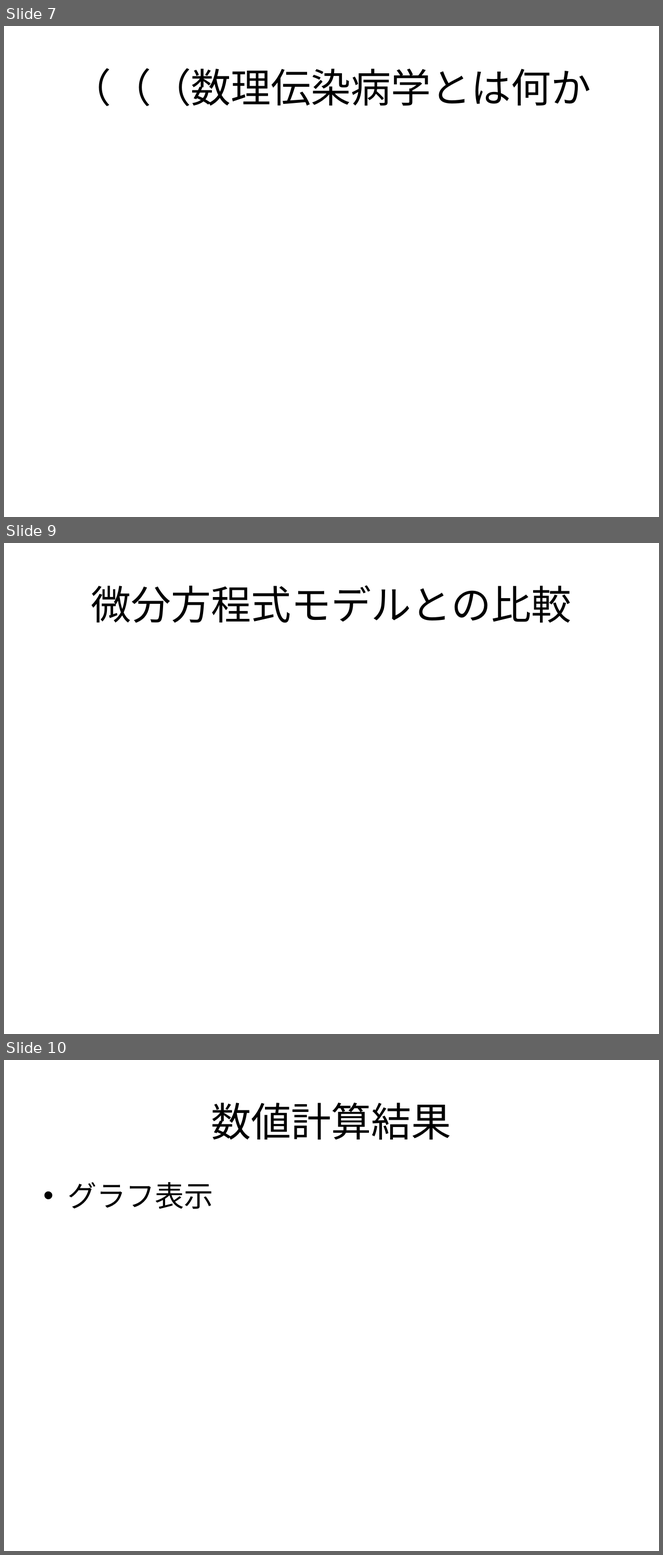
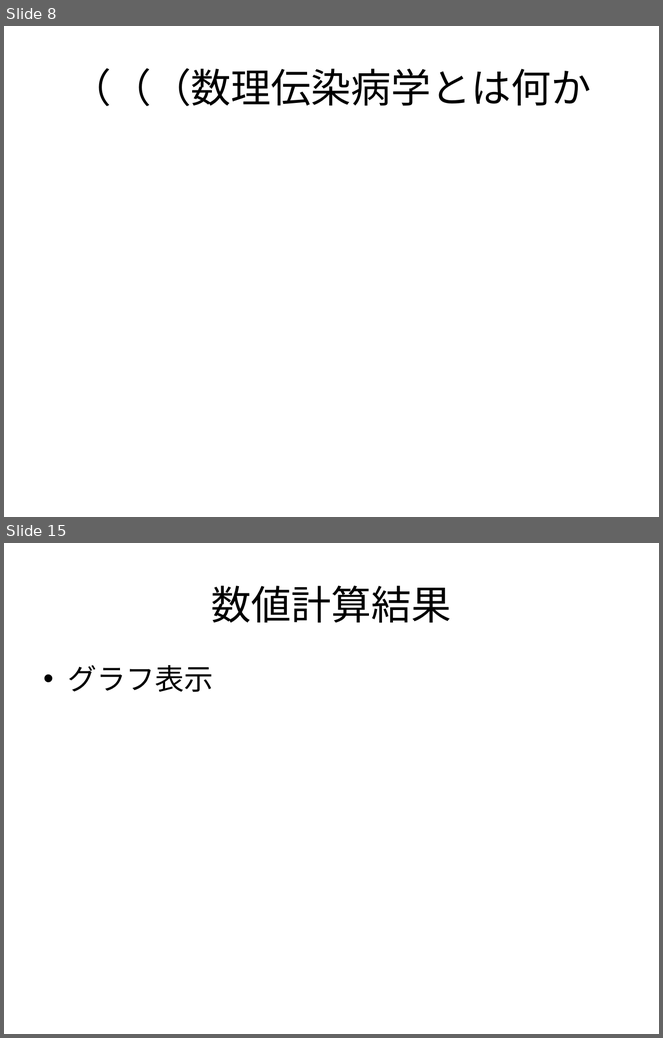
Before and after one commit to nkud/Research-BB, a slide deck: ppt/卒業研究.pptx. Shown one above the other, each under a label of ours: slides 7, 9 and 10 before the commit, slides 8 and 15 after it; the slides between them are not shown. The pictures are 663x1555 and 663x1038 pixels, drawn with LibreOffice and Linux fonts; fonts in the diff are those of the drawing. Boxes give left, top, right and bottom in pixels: in the first picture for what was removed or moved away, otherwise in the second. Text is boxed around its words. In the diff, an @@ line names an element or a change of style, - is before the commit and + after.

```diff
--- a/ppt/卒業研究.pptx
+++ b/ppt/卒業研究.pptx
@@ slide 9 removed at bbox=[4, 543, 659, 1034], background #FFFFFF @@
@@ title removed at bbox=[91, 585, 571, 623] @@
-微分方程式モデルとの比較
@@ what was slide 7 is now slide 8 @@
@@ what was slide 10 is now slide 15 @@
```
Also in this commit, not shown: 6 slides changed, 5 slides added.
